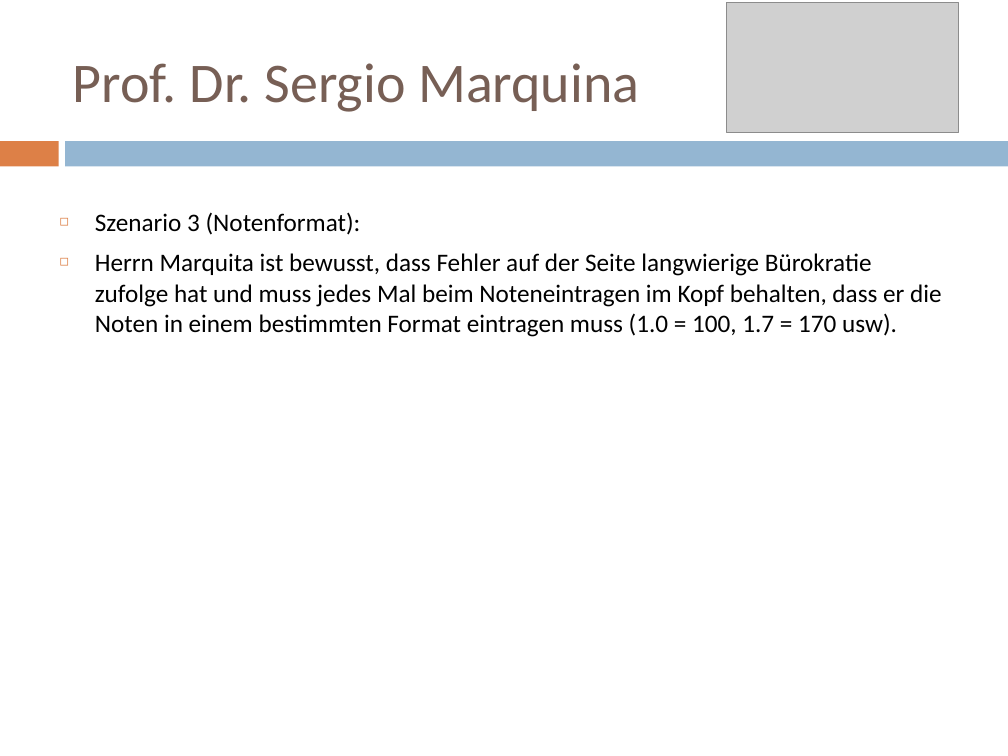
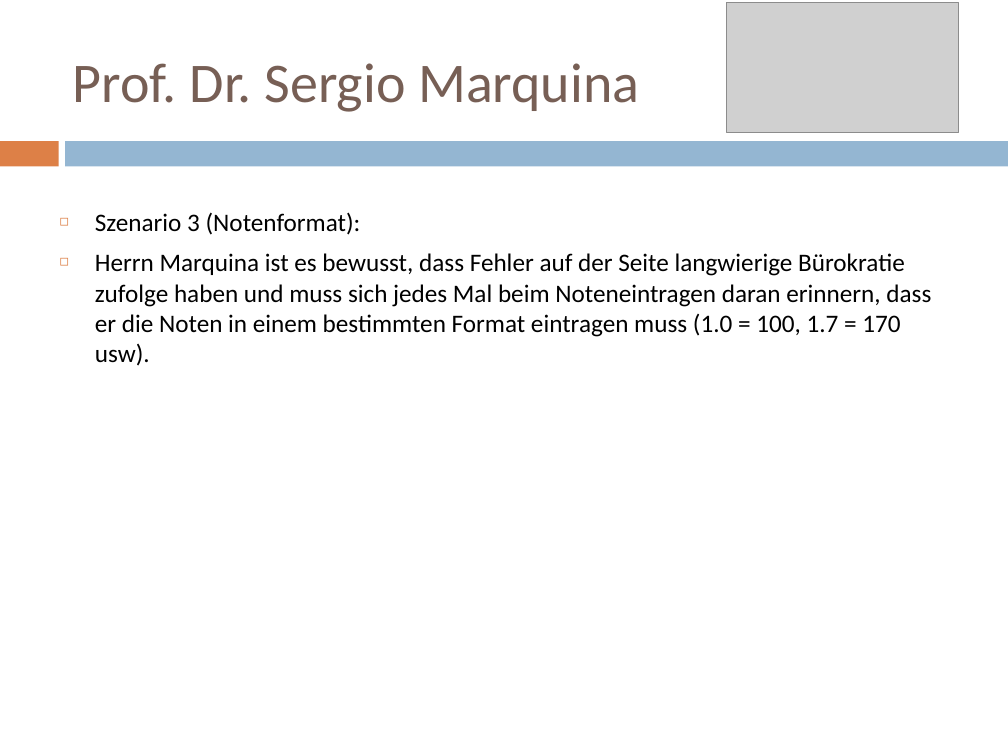
Before and after one commit to SimonHofmeister1992/HCI_OTH_APP, a slide deck: slide 5 of 01_Verstehen_und_Festlegen_des_Nutzungskontext/Sekretariat/Personas_Template_UX.pptx. Drawn at 1008x756 pixels with LibreOffice and Linux fonts; fonts in the diff are those of the drawing; grey boxes stand for pictures. Boxes give left, top, right and bottom in pixels: in the first picture for what was removed or moved away, otherwise in the second. Text is boxed around its words. In the diff, an @@ line names an element or a change of style, - is before the commit and + after.

```diff
--- a/01_Verstehen_und_Festlegen_des_Nutzungskontext/Sekretariat/Personas_Template_UX.pptx
+++ b/01_Verstehen_und_Festlegen_des_Nutzungskontext/Sekretariat/Personas_Template_UX.pptx
@@ text at bbox=[95, 253, 931, 366]: text changed @@
-◻ Herrn Marquita ist bewusst, dass Fehler auf der Seite langwierige Bürokratie zufolge hat und muss jedes Mal beim Noteneintragen im Kopf behalten, dass er die Noten in einem bestimmten Format eintragen muss (1.0 = 100, 1.7 = 170 usw).
+◻ Herrn Marquina ist es bewusst, dass Fehler auf der Seite langwierige Bürokratie zufolge haben und muss sich jedes Mal beim Noteneintragen daran erinnern, dass er die Noten in einem bestimmten Format eintragen muss (1.0 = 100, 1.7 = 170 usw).
```
Also in this commit, not shown: 4 other slides changed, 33 other files.
